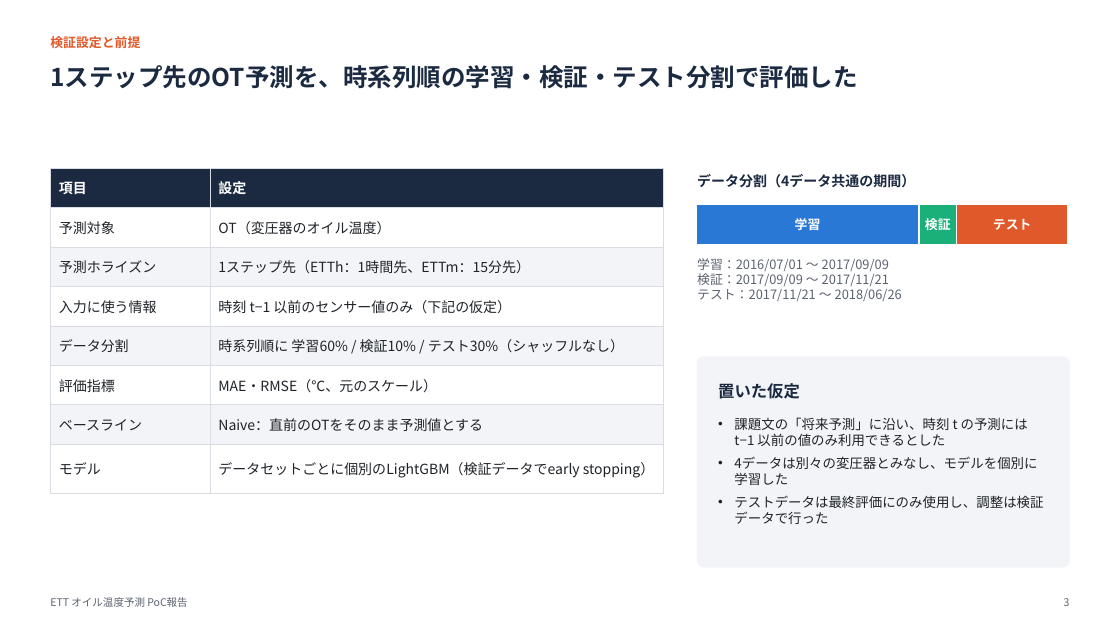
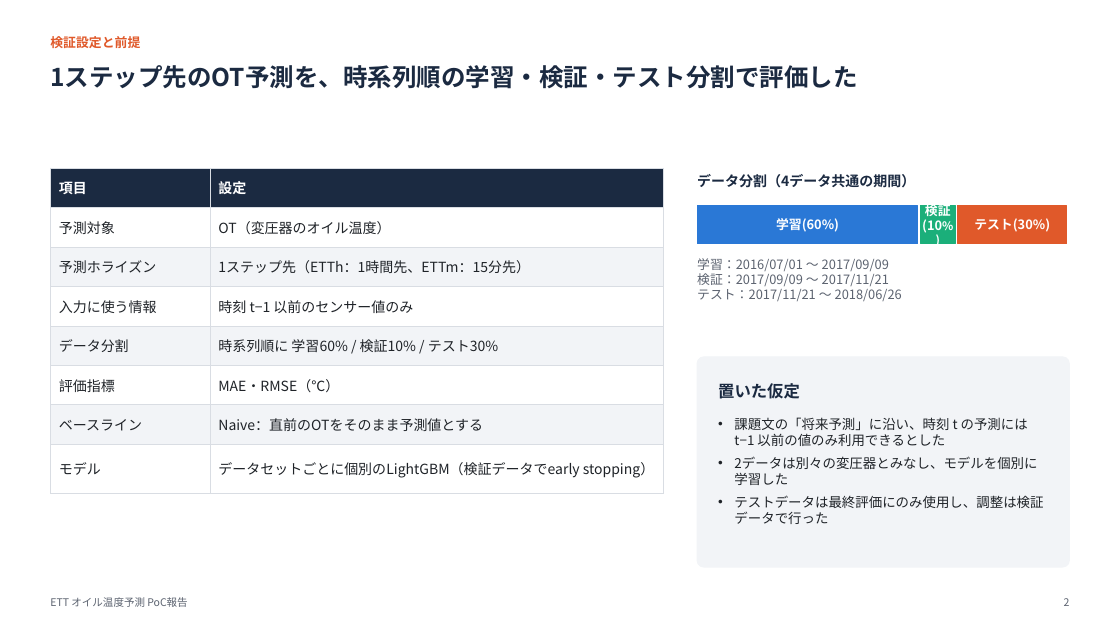
Before and after one commit to IPEC0624/PoC_ETT_clean, a slide deck: slide 2 of assignment-main/report/PoC_report.pptx (slide 3 before the commit). Drawn at 1120x630 pixels with LibreOffice and Linux fonts; fonts in the diff are those of the drawing. Boxes give left, top, right and bottom in pixels: in the first picture for what was removed or moved away, otherwise in the second. Text is boxed around its words. In the diff, an @@ line names an element or a change of style, - is before the commit and + after.

```diff
--- a/assignment-main/report/PoC_report.pptx
+++ b/assignment-main/report/PoC_report.pptx
@@ table at [50,168,664,484] @@
-row 4, column 2: 時刻 t−1 以前のセンサー値のみ（下記の仮定）
+row 4, column 2: 時刻 t−1 以前のセンサー値のみ
-row 5, column 2: 時系列順に 学習60% / 検証10% / テスト30%（シャッフルなし）
+row 5, column 2: 時系列順に 学習60% / 検証10% / テスト30%
-row 6, column 2: MAE・RMSE（℃、元のスケール）
+row 6, column 2: MAE・RMSE（℃）
@@ text at [922,201,951,235]: text changed @@
-検証
+検証(10%)
@@ text at [776,218,839,232]: text changed @@
-学習
+学習(60%)
@@ text at [974,218,1050,232]: text changed @@
-テスト
+テスト(30%)
@@ text at [734,456,1037,485]: text changed @@
-• 4データは別々の変圧器とみなし、モデルを個別に学習した
+• 2データは別々の変圧器とみなし、モデルを個別に学習した
```
Also in this commit, not shown: 13 other slides changed, 1 slide removed, 1 other file.
